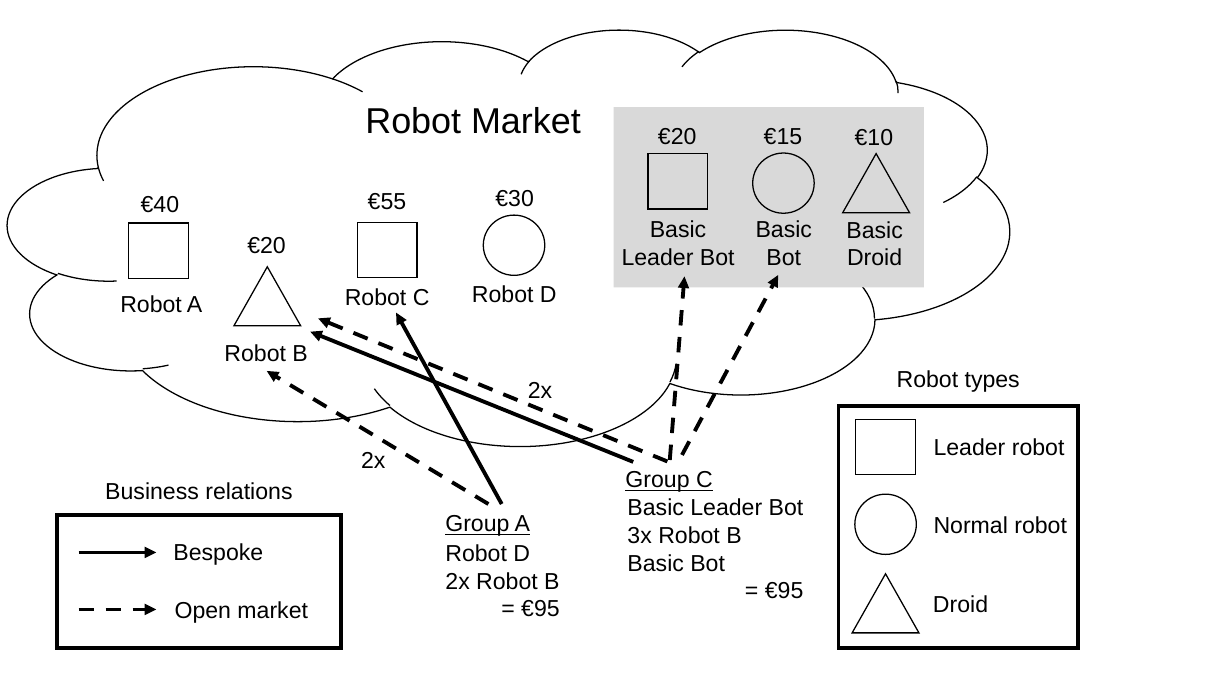
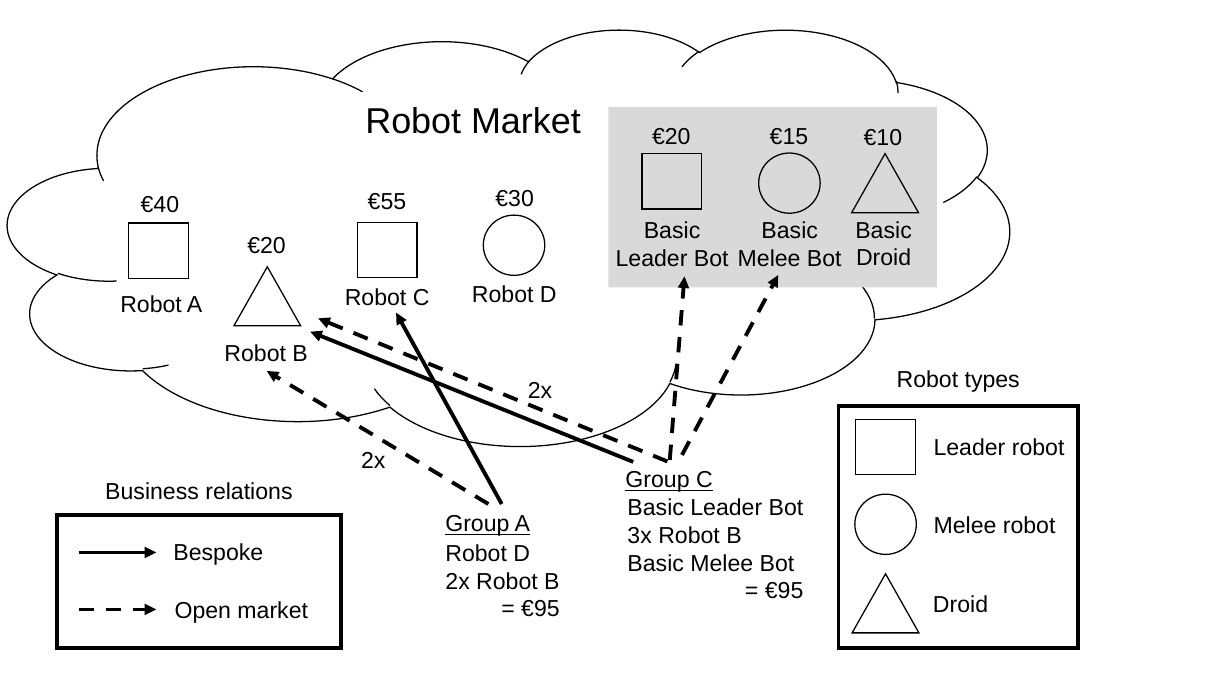
Before and after one commit to lunduniversity/introsofteng, a slide deck: slide 3 of project/rumble/etsa02_figures.pptx. Drawn at 1232x693 pixels with LibreOffice and Linux fonts; fonts in the diff are those of the drawing. Boxes give left, top, right and bottom in pixels: in the first picture for what was removed or moved away, otherwise in the second. Text is boxed around its words. In the diff, an @@ line names an element or a change of style, - is before the commit and + after.

```diff
--- a/project/rumble/etsa02_figures.pptx
+++ b/project/rumble/etsa02_figures.pptx
@@ rectangle: place and size @@
-rectangle at box(614, 107, 924, 287)
+rectangle at box(608, 107, 937, 287)
@@ text "€15": place and size @@
-text "€15" at box(764, 128, 803, 145)
+text "€15" at box(770, 128, 809, 145)
@@ 2 texts, 1 rectangle: place and size @@
-2 texts, 1 rectangle at box(622, 128, 735, 266)
+2 texts, 1 rectangle at box(616, 128, 729, 267)
@@ ellipse: place and size @@
-ellipse at box(753, 153, 815, 213)
+ellipse at box(759, 153, 821, 213)
@@ 2 texts, 1 triangle: place and size @@
-2 texts, 1 triangle at box(843, 129, 909, 266)
+2 texts, 1 triangle at box(852, 129, 919, 266)
@@ text "Basic": place and size @@
-text "Basic" at box(756, 220, 812, 266)
+text "Basic" at box(738, 221, 842, 267)
@@ text at box(738, 249, 842, 267): text changed @@
-Bot
+Melee Bot
@@ text at box(934, 516, 1056, 534): text changed @@
-Normal robot
+Melee robot
@@ text at box(627, 554, 795, 572): text changed @@
-Basic Bot
+Basic Melee Bot
```
Also in this commit, not shown: 1 other slide changed, 3 other files.
